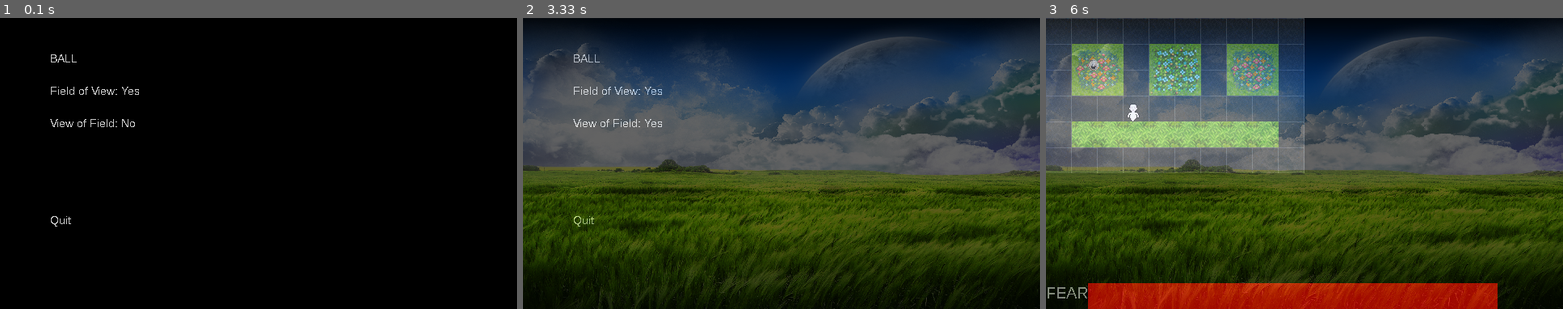
Above: before the commit, frames 1-3 (left to right).
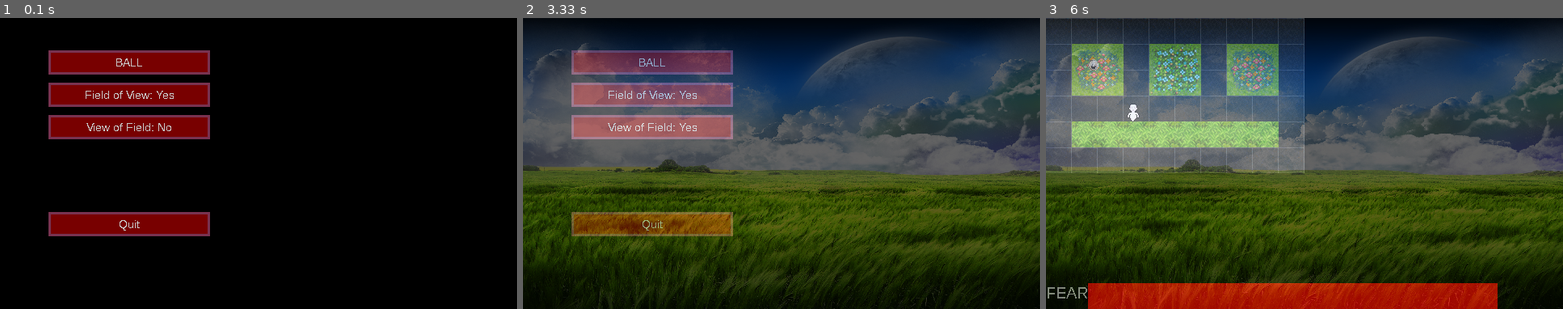
Above: after the commit, the same moments.

Repository: DiscoBizzle/Ghost-Simulator
Game: pygame game, started from Main.py
The game is run twice, just before and just after one commit, with the same random seed, the same clock (stepped at 60 frames per second) and the same inputs. The source is Python 2; it was converted automatically to run under Python 3.
Inputs (mouse positions are in pixels of both pictures, inside the frame that each line leads up to):
- Up to frame 1 (0.1 s): no input
- Up to frame 2 (3.33 s): click (569, 64) at 0.38 s; hold Right 0.67-1.13 s; click (621, 119) at 3.28 s
- Up to frame 3 (6 s): click (1170, 55) at 5.78 s

The runs differ from the first frame. In frame 1, 10% of the frame differs, in the area x 9-41%, y 11-75%; in frame 2, 10%; in frame 3, nothing differs.

Commit message:
updated menu

Diff:
--- a/Button.py
+++ b/Button.py
@@ -25,7 +25,8 @@
 # self.buttons['end turn'] = button.Button(self, 'self.owner.end_turn()', pos=(60, 40), size=(100, 30), visible=True, text='End Turn')
 # Calls the "end_turn()" function of the class that created the button.
 class Button(object):
-    def __init__(self, owner, function, pos=(50, 50), size=(100, 100), visible=True, enabled=True, colour=(0, 0, 0), border_colour = (0, 0, 0), text = None, **kwargs):
+    def __init__(self, owner, function, pos=(50, 50), size=(100, 100), visible=True, enabled=True, colour=(0, 0, 0),
+                 border_colour = (0, 0, 0), border_width=2, text = None, **kwargs):
         self._pos = (0, 0)
         self.pos_setter(pos)
 
@@ -34,7 +35,7 @@
         self._colour = colour
         self._visible = visible
         self._border_colour = border_colour
-        self._border_width = 2
+        self._border_width = border_width
         self._text = text
         self.enabled = enabled  # whether button can be activated, visible or not
 
@@ -86,7 +87,9 @@
 
         font = pygame.font.SysFont('helvetica', 14)
         text = font.render(self.text, 0, (200, 200, 200))
-        self.surface.blit(text, (self.border_width, self.border_width))
+        x = self.surface.get_width() / 2 - text.get_width() / 2
+        y = self.surface.get_height() / 2 - text.get_height() / 2
+        self.surface.blit(text, (x, y))
 
         self.surface.set_colorkey((1, 1, 1))
 
--- a/Constants.py
+++ b/Constants.py
@@ -30,6 +30,7 @@
 MAX_FEAR = 25000
 START_FEAR = 20000
 FEAR_PER_STEP = 5
+FEAR_PER_TICK = 30
 
 MUSIC_DIR = "music"
 SOUND_DIR = "sound"
--- a/Menus.py
+++ b/Menus.py
@@ -7,10 +7,18 @@
     def __init__(self, GameClass):
         self.GameClass = GameClass
         self.buttons = {}
-        self.buttons['main_game'] = Button.Button(self, self.goto_main_game, pos=(60, 40), size=(100, 30), visible=True, text='BALL')
-        self.buttons['FOV'] = Button.Button(self, self.FOV_toggle, pos=(60, 80), size=(200, 30), visible=True, text='Field of View: Yes')
-        self.buttons['VOF'] = Button.Button(self, self.VOF_toggle, pos=(60, 120), size=(200, 30), visible=True, text='View of Field: No')
-        self.buttons['quit'] = Button.Button(self, self.quit, pos=(60, 240), size=(200, 30), visible=True, text='Quit')
+        self.buttons['main_game'] = Button.Button(self, self.goto_main_game, pos=(60, 40), size=(200, 30), visible=True,
+                                                  text='BALL', border_colour=(120, 50, 80), border_width=3,
+                                                  colour=(120, 0, 0))
+        self.buttons['FOV'] = Button.Button(self, self.FOV_toggle, pos=(60, 80), size=(200, 30), visible=True,
+                                            text='Field of View: Yes', border_colour=(120, 50, 80), border_width=3,
+                                            colour=(120, 0, 0))
+        self.buttons['VOF'] = Button.Button(self, self.VOF_toggle, pos=(60, 120), size=(200, 30), visible=True,
+                                            text='View of Field: No', border_colour=(120, 50, 80), border_width=3,
+                                            colour=(120, 0, 0))
+        self.buttons['quit'] = Button.Button(self, self.quit, pos=(60, 240), size=(200, 30), visible=True, text='Quit',
+                                             border_colour=(120, 50, 80), border_width=3,
+                                             colour=(120, 0, 0))
 
     def display(self):
         # self.GameClass.surface.fill((0, 0, 0))
--- a/PlayerClass.py
+++ b/PlayerClass.py
@@ -68,7 +68,7 @@
         if v_x != 0 or v_y != 0:
             self.fear -= FEAR_PER_STEP * (v_x*v_x + v_y*v_y)
         else:
-            self.fear -= 30
+            self.fear -= FEAR_PER_TICK
 
         if self.fear <= 0:
             self.game_class.GameState = MAIN_MENU
